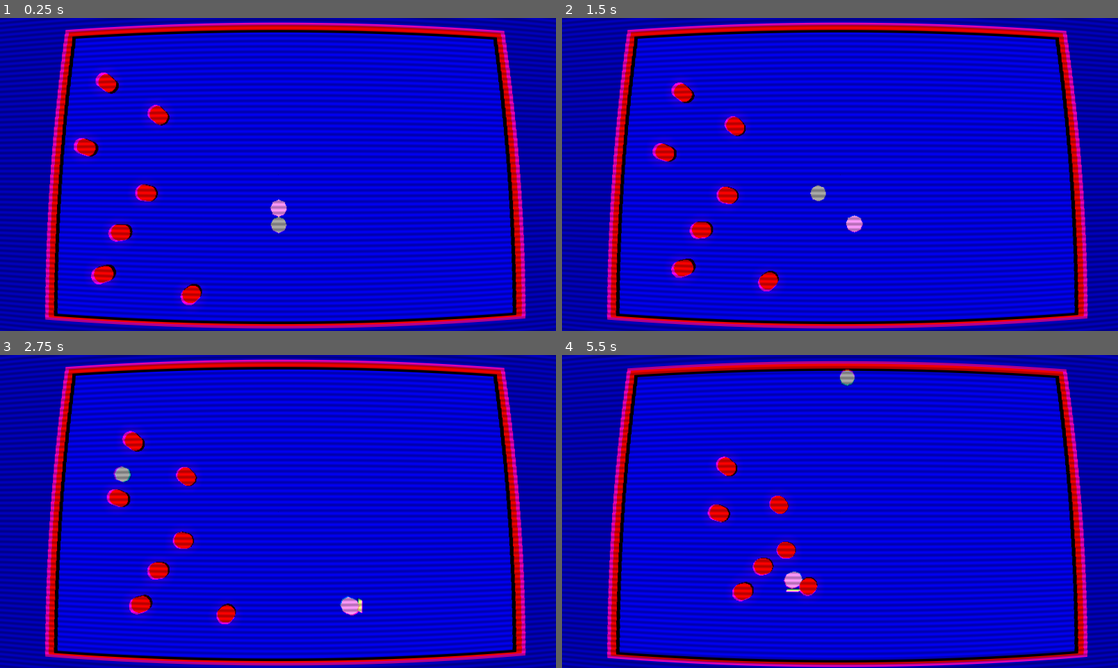
Above: before the commit, frames 1-4 (two rows, left to right).
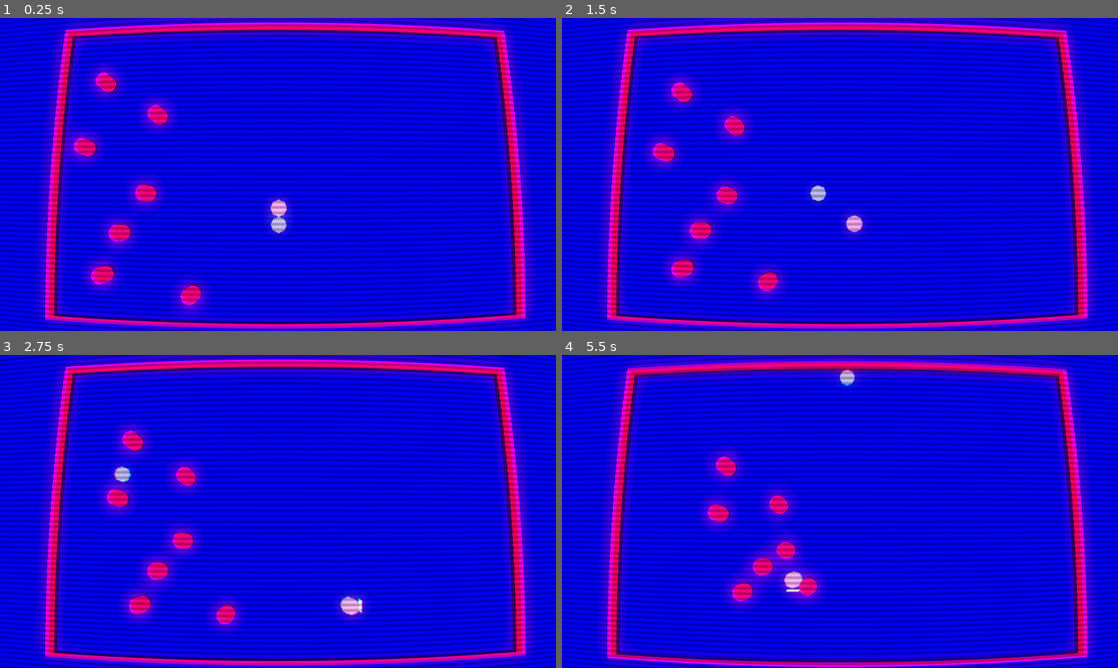
Above: after the commit, the same moments.

Repository: WiredOverload/GodotWild65
Game: Godot game, scene res://scenes/gameplay.tscn
Two runs of this game, one before a commit and one after it. Both use one fixed random seed, a clock stepped at 60 frames per second and the inputs below. Before the commit the project has no main scene; this scene is started directly in both runs.
Inputs:
- Up to frame 1 (0.25 s): no input
- Up to frame 2 (1.5 s): hold D (move_right) 0.53-1.28 s; hold Space (action) 0.53-1.28 s; hold S (move_down) from 1.28 s (still down); tap Space (action) at 1.35 s
- Up to frame 3 (2.75 s): release S (move_down) at 2.03 s; hold D (move_right) from 2.03 s (still down); hold Space (action) from 2.03 s (still down)
- Up to frame 4 (5.5 s): release D (move_right) at 2.78 s; release Space (action) at 2.78 s; hold W (move_up) 2.78-3.53 s; tap Space (action) at 2.85, 4.35 s; hold Space (action) 3.53-4.28 s; hold A (move_left) 3.53-5.03 s; hold S (move_down) from 5.03 s (still down); hold Space (action) from 5.03 s (still down)

The runs differ from the first frame. In frame 1, 33% of the frame differs, in the area x 0-100%, y 0-100%; in frame 2, 33%; in frame 3, 34%; in frame 4, 34%.

Commit message:
Fixed ball losing momentum

Diff:
--- a/actors/ball.gd
+++ b/actors/ball.gd
@@ -28,6 +28,7 @@
 			var bounce_count := 0
 			while collision:
 				var normal := collision.get_normal()
+				normal = Vector3(normal.x, 0, normal.z).normalized()
 				Gameplay.instance.screen_shake_vel(-Vector2(normal.x, normal.z).normalized() * velocity.length())
 				velocity = velocity.bounce(normal)
 				motion = collision.get_remainder().bounce(normal)
--- a/project.godot
+++ b/project.godot
@@ -11,6 +11,7 @@
 [application]
 
 config/name="GodotWild65"
+run/main_scene="res://scenes/gameplay.tscn"
 config/features=PackedStringArray("4.2", "Mobile")
 config/icon="res://icon.svg"
 
--- a/scenes/gameplay.tscn
+++ b/scenes/gameplay.tscn
@@ -8,6 +8,16 @@
 [ext_resource type="PackedScene" uid="uid://seeyug3rtuge" path="res://actors/enemy.tscn" id="5_admxs"]
 [ext_resource type="Material" uid="uid://bp15ymka1mkep" path="res://materials/fullscreen/filter.tres" id="5_qdwxy"]
 
+[sub_resource type="Gradient" id="Gradient_clipn"]
+offsets = PackedFloat32Array(0.464646, 1)
+colors = PackedColorArray(0, 0, 0, 1, 2, 2, 2, 1)
+
+[sub_resource type="FastNoiseLite" id="FastNoiseLite_jyf0f"]
+
+[sub_resource type="NoiseTexture2D" id="NoiseTexture2D_1t58y"]
+color_ramp = SubResource("Gradient_clipn")
+noise = SubResource("FastNoiseLite_jyf0f")
+
 [sub_resource type="Environment" id="Environment_u7ddp"]
 background_mode = 1
 background_color = Color(0, 0, 0.152941, 1)
@@ -16,7 +26,10 @@
 tonemap_mode = 2
 glow_enabled = true
 glow_intensity = 1.5
+glow_bloom = 0.5
 glow_hdr_threshold = 0.9
+glow_map_strength = 1.0
+glow_map = SubResource("NoiseTexture2D_1t58y")
 
 [sub_resource type="WorldBoundaryShape3D" id="WorldBoundaryShape3D_heig4"]
 
Not shown: 1 places in scenes/gameplay.tscn that only renumber resources
